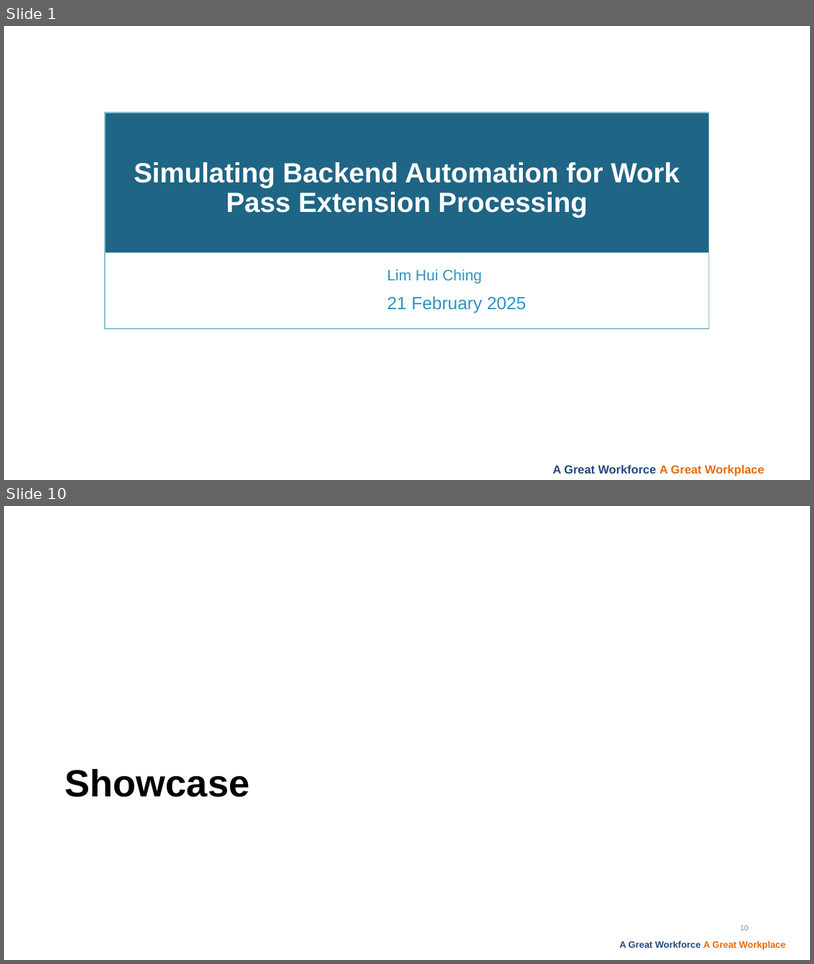
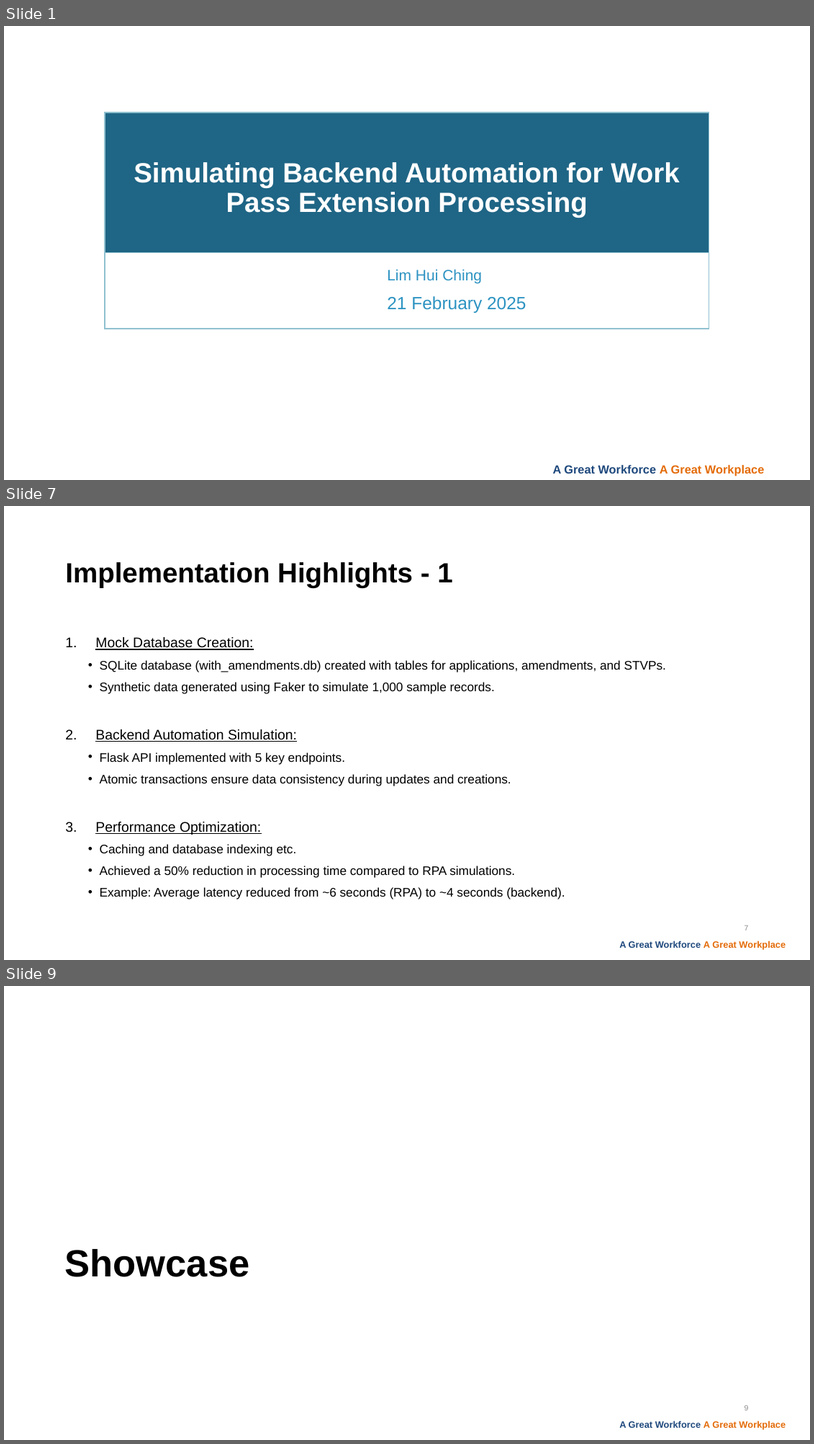
Before and after one commit to 1lhc/database, a slide deck: Presentation1.pptx. Shown one above the other, each under a label of ours: slides 1 and 10 before the commit, slides 1, 7 and 9 after it; the slides between them are not shown. The pictures are 814x964 and 814x1444 pixels, drawn with LibreOffice and Linux fonts; fonts in the diff are those of the drawing; background and template pictures are left out. Boxes give left, top, right and bottom in pixels: in the first picture for what was removed or moved away, otherwise in the second. Text is boxed around its words. In the diff, an @@ line names an element or a change of style, - is before the commit and + after.

```diff
--- a/Presentation1.pptx
+++ b/Presentation1.pptx
@@ slide 7 added at box(4, 506, 810, 960), background #FFFFFF; not listed: 1 template element that a slide beside it also shows @@
@@ title added at box(65, 562, 453, 588), 33 pt, text #000000, bold @@
+Implementation Highlights - 1
@@ text added at box(95, 637, 666, 899), 14.8 pt, text #000000 @@
+1. Mock Database Creation:
+  • SQLite database (with_amendments.db) created with tables for applications, amendments, and STVPs.
+  • Synthetic data generated using Faker to simulate 1,000 sample records.
+2. Backend Automation Simulation:
+  • Flask API implemented with 5 key endpoints.
+  • Atomic transactions ensure data consistency during updates and creations.
+3. Performance Optimization:
+  • Caching and database indexing etc.
+  • Achieved a 50% reduction in processing time compared to RPA simulations.
+  • Example: Average latency reduced from ~6 seconds (RPA) to ~4 seconds (backend).
@@ page number added at box(745, 925, 749, 930), 9 pt, text #8C8C8C @@
+7
@@ what was slide 10 is now slide 9 @@
@@ page number at box(745, 1405, 749, 1410): text changed @@
-10
+9
```
Also in this commit, not shown: 5 slides changed, 6 other slides added, 8 slides removed.
